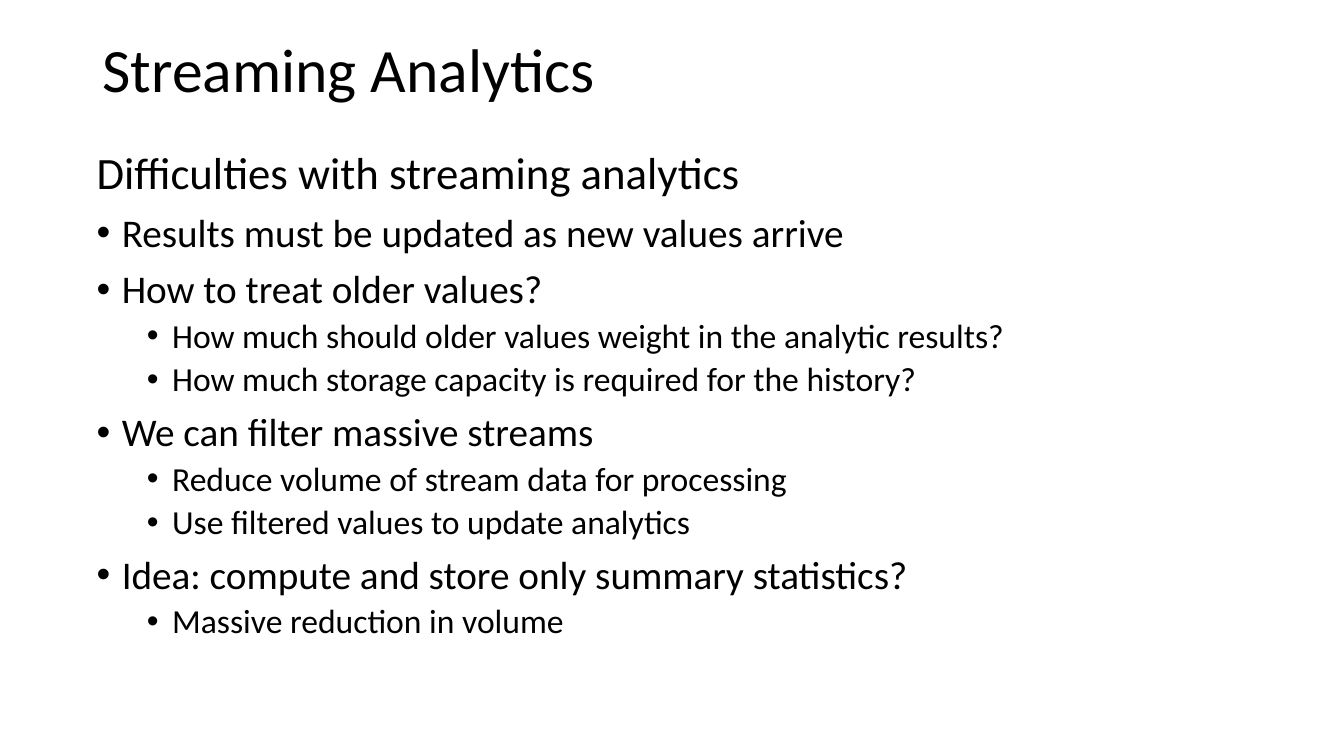
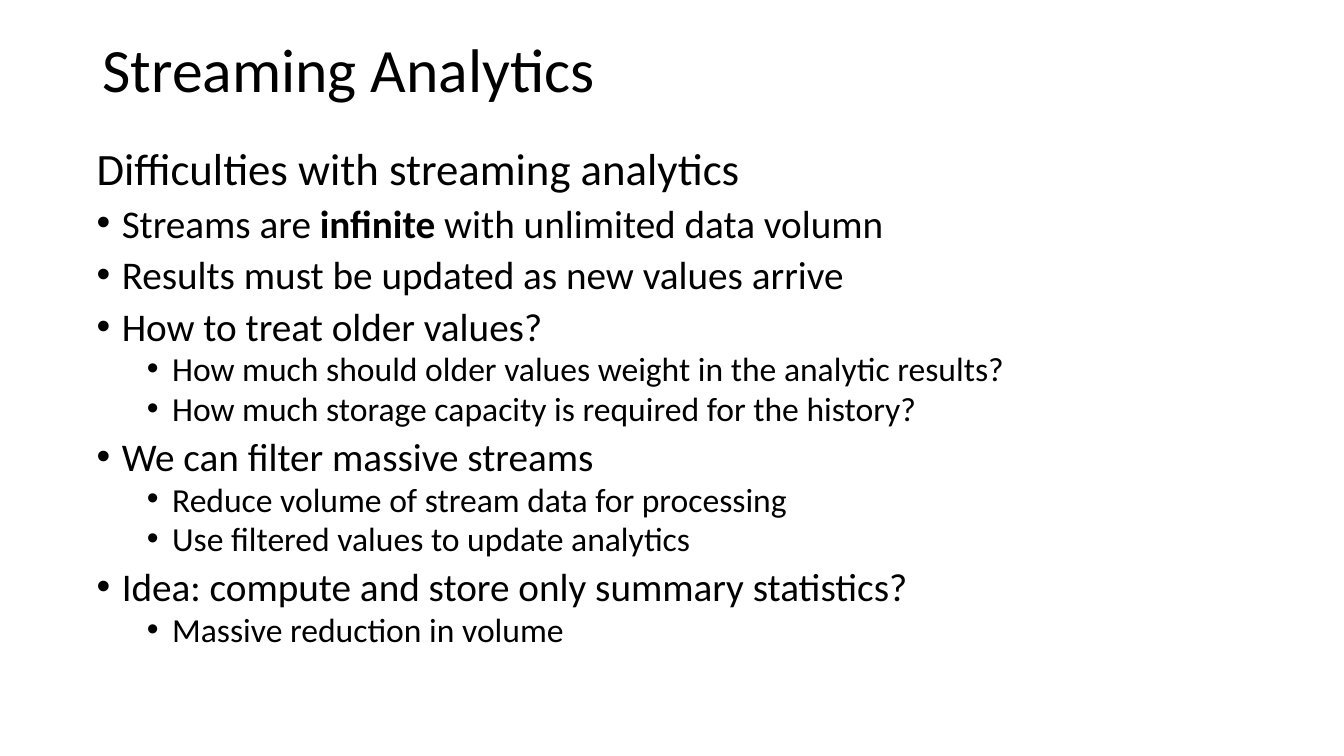
Before and after one commit to StephenElston/CSCI-E-108, a slide deck: slide 6 of slides/3_StreamingAnalytics.pptx. Drawn at 1344x756 pixels with LibreOffice and Linux fonts; fonts in the diff are those of the drawing. Boxes give left, top, right and bottom in pixels: in the first picture for what was removed or moved away, otherwise in the second. Text is boxed around its words. In the diff, an @@ line names an element or a change of style, - is before the commit and + after.

Commit message:
Corrected typos and fixed annimation errors

```diff
--- a/slides/3_StreamingAnalytics.pptx
+++ b/slides/3_StreamingAnalytics.pptx
@@ text at (97,154,1003,643): line spacing 0.9 to 0.8 @@
@@ text at (122,210,883,239): paragraph added @@
+• Streams are infinite with unlimited data volumn
```
Also in this commit, not shown: 9 other slides changed, 1 slide removed.
